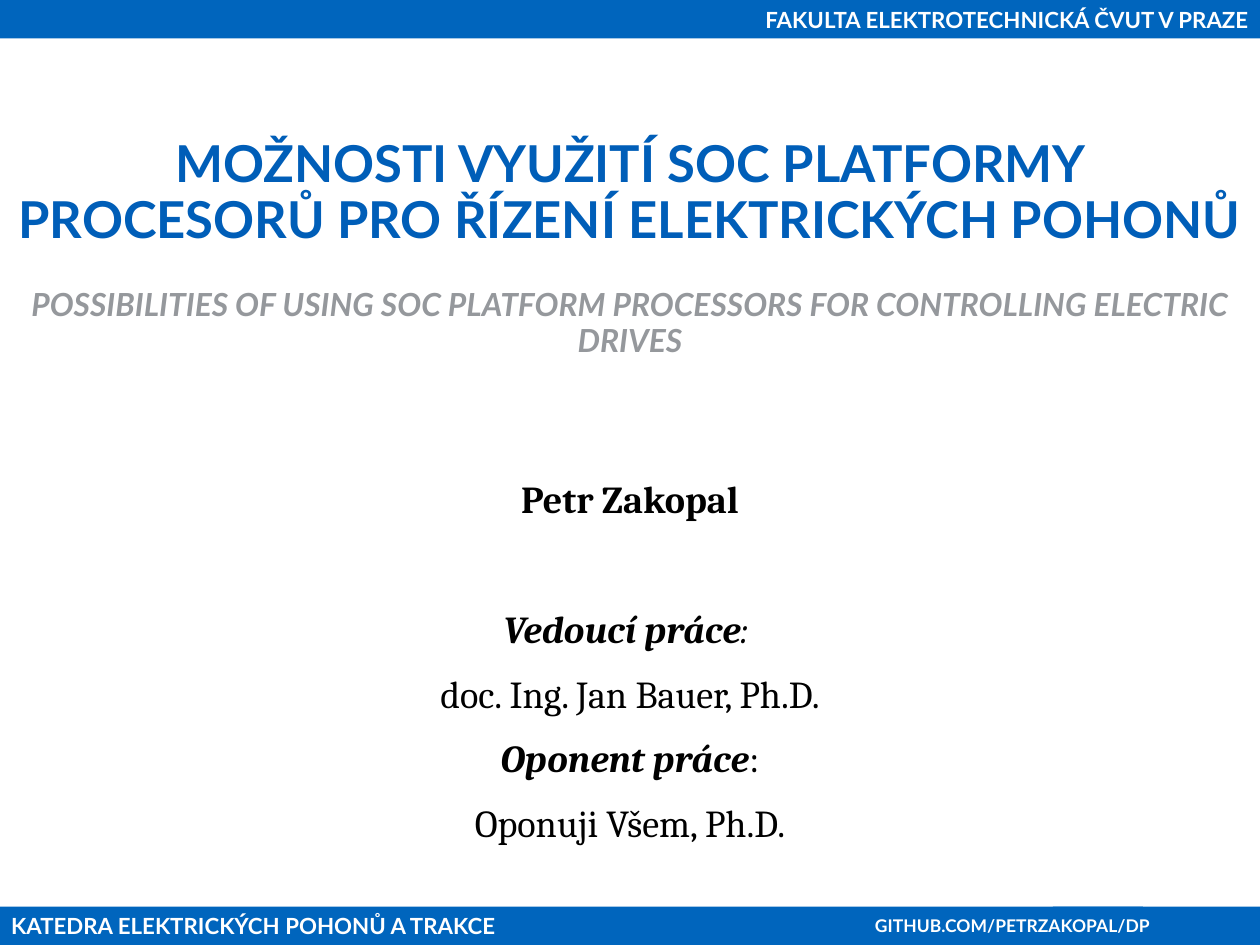
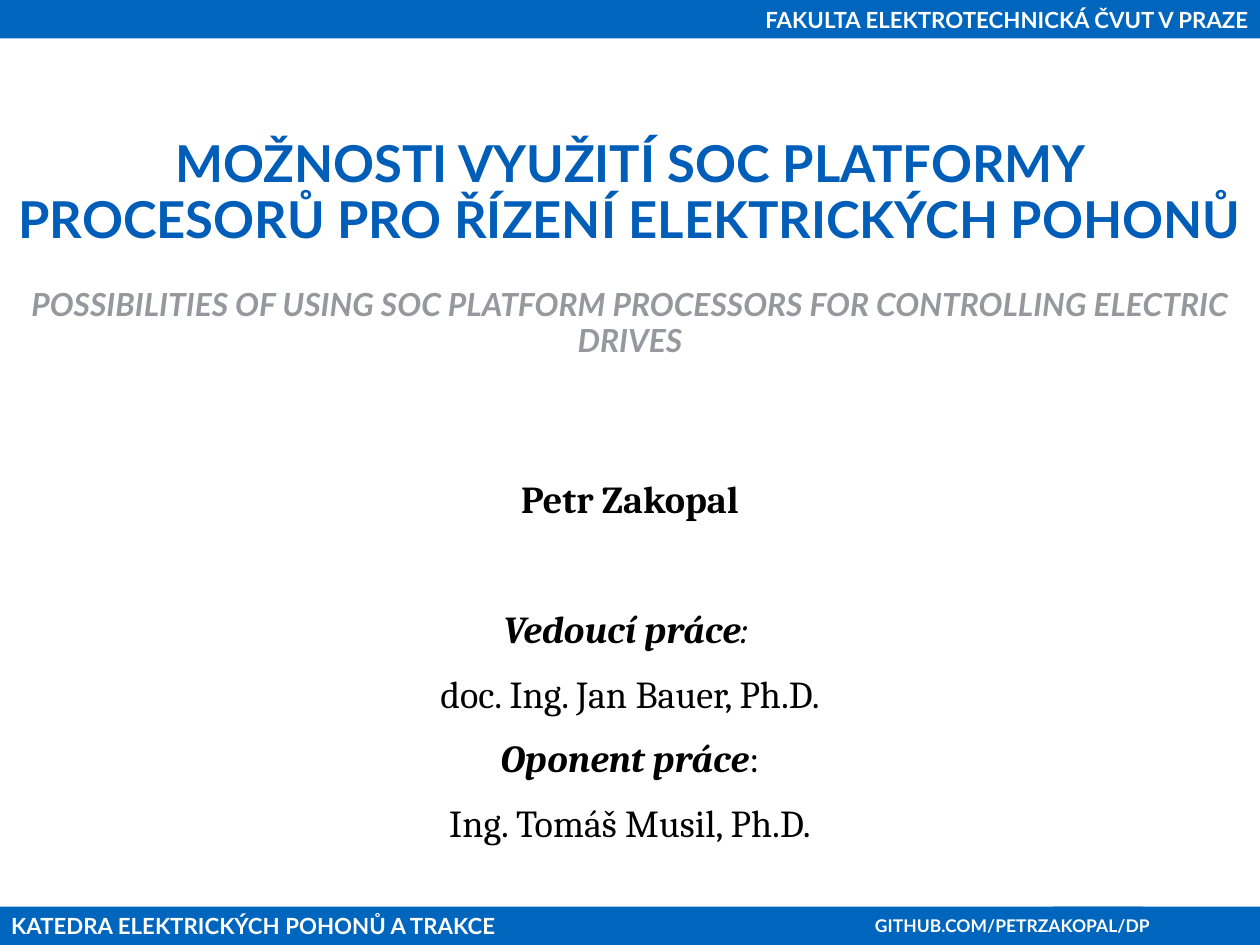
Before and after one commit to petrzakopal/dp, a slide deck: slide 1 of presentation/Zakopal-prezentace.pptx. Drawn at 1260x945 pixels with LibreOffice and Linux fonts; fonts in the diff are those of the drawing; background and template pictures are left out. Boxes give left, top, right and bottom in pixels: in the first picture for what was removed or moved away, otherwise in the second. Text is boxed around its words. In the diff, an @@ line names an element or a change of style, - is before the commit and + after.

```diff
--- a/presentation/Zakopal-prezentace.pptx
+++ b/presentation/Zakopal-prezentace.pptx
@@ subtitle at (449, 810, 811, 846): text changed @@
-Oponuji Všem, Ph.D.
+Ing. Tomáš Musil, Ph.D.
```
Also in this commit, not shown: 9 other files.
